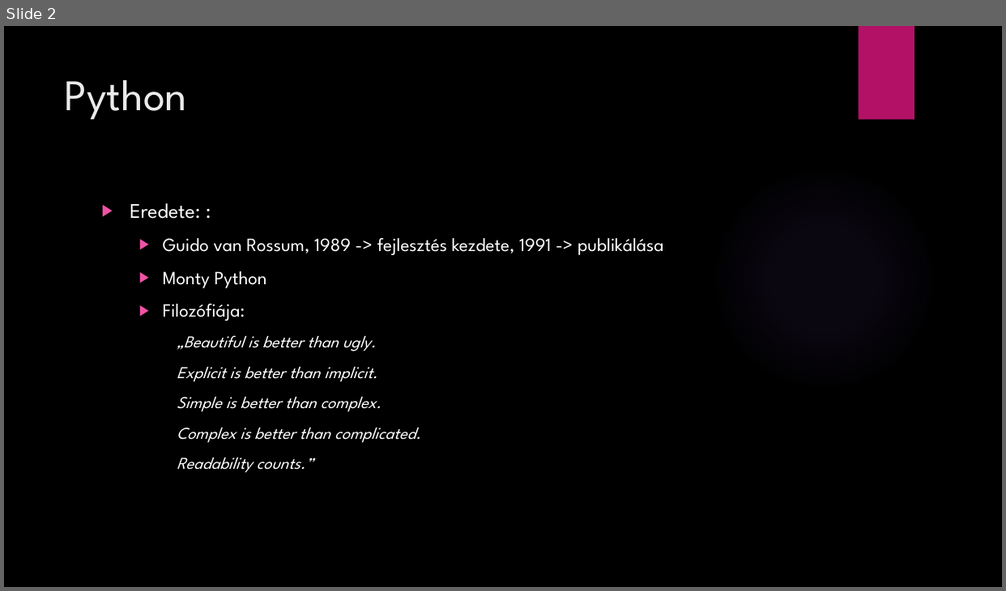
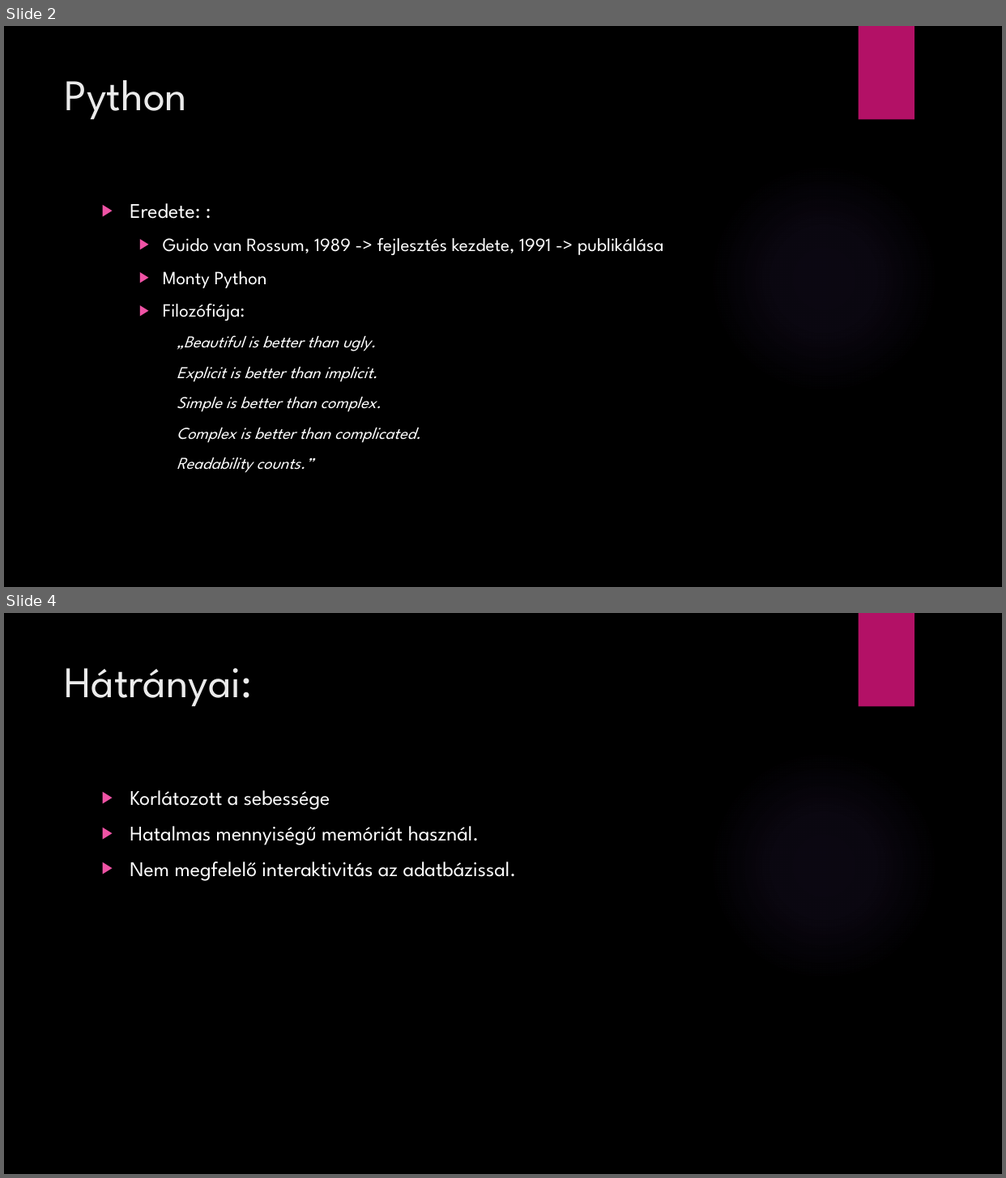
Before and after one commit to IaamSteve/t-zperces_prezent-ci-, a slide deck: Python, Javascript.pptx. Shown one above the other, each under a label of ours: slide 2 before the commit, slides 2 and 4 after it; the slides between them are not shown. The pictures are 1006x591 and 1006x1178 pixels, drawn with LibreOffice and Linux fonts; fonts in the diff are those of the drawing; background and template pictures are left out. Boxes give left, top, right and bottom in pixels: in the first picture for what was removed or moved away, otherwise in the second. Text is boxed around its words. In the diff, an @@ line names an element or a change of style, - is before the commit and + after.

```diff
--- a/Python, Javascript.pptx
+++ b/Python, Javascript.pptx
@@ slide 4 added at (4, 613, 1002, 1174), background picture (left out); not listed: 2 template elements that a slide beside it also shows @@
@@ title added at (65, 668, 253, 707), 42 pt, text #EBEBEB @@
+Hátrányai:
@@ text added at (130, 790, 517, 881), 20 pt, text #FFFFFF @@
+▶ Korlátozott a sebessége
+▶ Hatalmas mennyiségű memóriát használ.
+▶ Nem megfelelő interaktivitás az adatbázissal.
```
Also in this commit, not shown: 2 slides changed.
